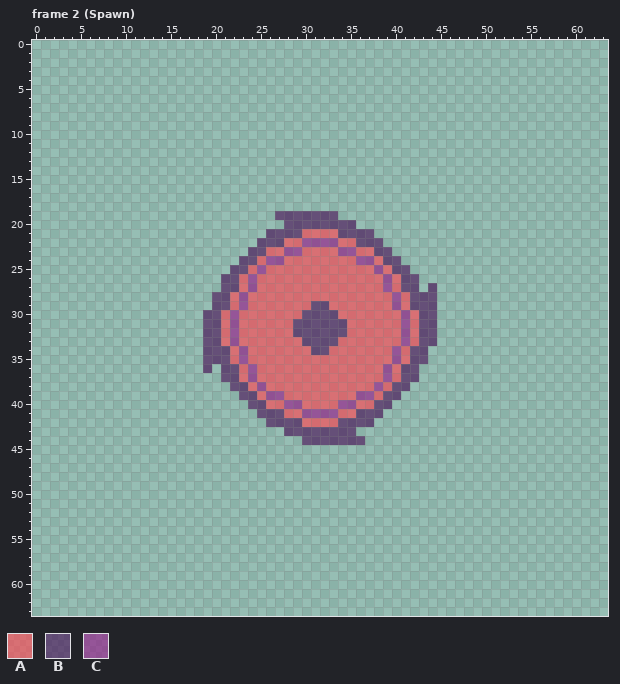
Pixel-art file: WIP Assets/RipAndTear.aseprite. That is the earlier state.
64x64 pixels, 8 frames. Shown: frame 2 (Spawn). The commit also changed other frames, which this record leaves out.
Visible layers, top first: "Layer 1", "Flattened".
Palette (. is transparent): A #ff424fa1  B #480e55a1  C #941887a1
Pixels before, frame 2 (Spawn), first column x 19:
19 ........BBBBBBB...........
20 .........BBBBBBBB.........
21 .......BBBBAAAABBBB.......
22 ......BBBAACCCCAABBB......
23 .....BBAACCAAAACCAABB.....
24 ....BBACCAAAAAAAACCABB....
25 ...BBACAAAAAAAAAAAACABB...
26 ..BBACAAAAAAAAAAAAAACABB..
27 ..BBACAAAAAAAAAAAAAACABB.B
28 .BBACAAAAAAAAAAAAAAAACABBB
29 .BBACAAAAAAABBAAAAAAACABBB
30 BBACAAAAAAABBBBAAAAAAACABB
31 BBACAAAAAABBBBBBAAAAAACABB
32 BBACAAAAAABBBBBBAAAAAACABB
33 BBACAAAAAAABBBBAAAAAAACABB
34 BBBACAAAAAAABBAAAAAAACABB.
35 BBBACAAAAAAAAAAAAAAAACABB.
36 B.BBACAAAAAAAAAAAAAACABB..
37 ..BBACAAAAAAAAAAAAAACABB..
38 ...BBACAAAAAAAAAAAACABB...
39 ....BBACCAAAAAAAACCABB....
40 .....BBAACCAAAACCAABB.....
41 ......BBBAACCCCAABBB......
42 .......BBBBAAAABBBB.......
43 .........BBBBBBBB.........
44 ...........BBBBBBB........
And afterwards:
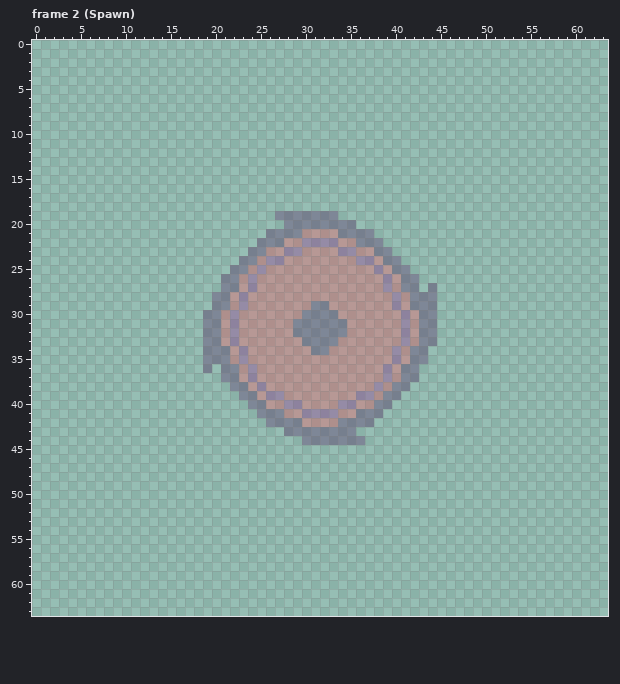
Change:
colour A: #ff424fa1 -> #ff424f4f
colour B: #480e55a1 -> #480e554f
colour C: #941887a1 -> #9418874f
Pixel boxes of the changes (left, top, right, bottom) in both pictures:
changed: (203, 211, 437, 445)
